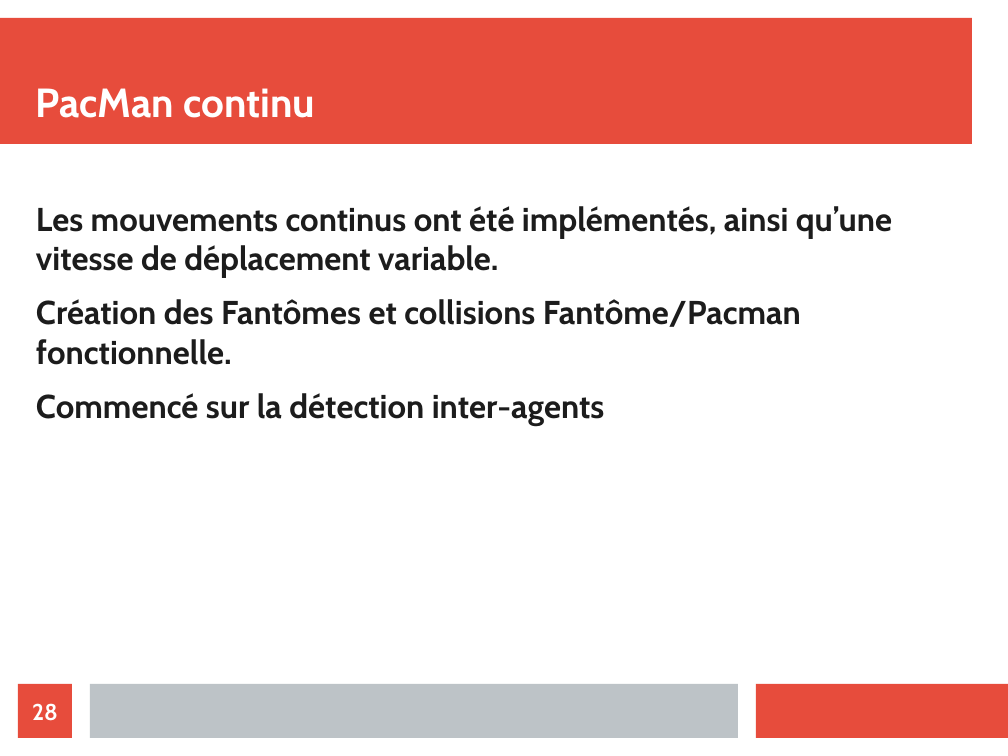
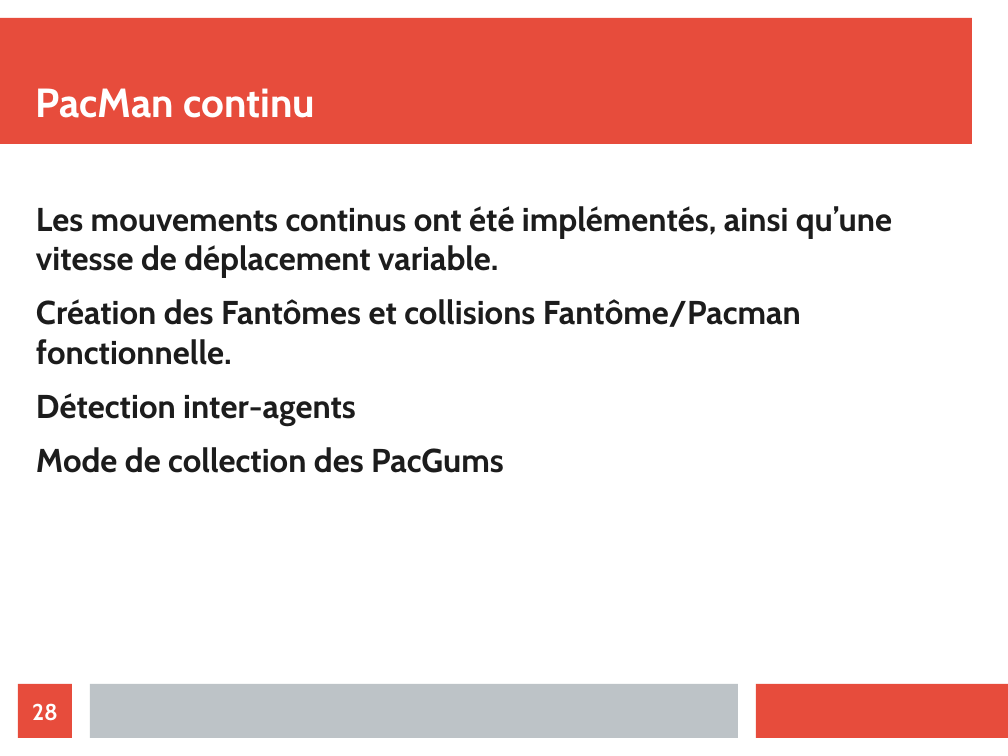
Before and after one commit to ValentinLebouvier/TAL2019, a slide deck: slide 28 of Comptes Rendus/CR.odp. Drawn at 1008x756 pixels with LibreOffice and Linux fonts; fonts in the diff are those of the drawing. Boxes give left, top, right and bottom in pixels: in the first picture for what was removed or moved away, otherwise in the second. Text is boxed around its words. In the diff, an @@ line names an element or a change of style, - is before the commit and + after.

```diff
--- a/Comptes Rendus/CR.odp
+++ b/Comptes Rendus/CR.odp
@@ text at bbox=[36, 393, 504, 473]: text changed @@
-Commencé sur la détection inter-agents
+Détection inter-agents
+Mode de collection des PacGums
```
Also in this commit, not shown: 2 other slides changed, 1 slide added, 12 other files.
